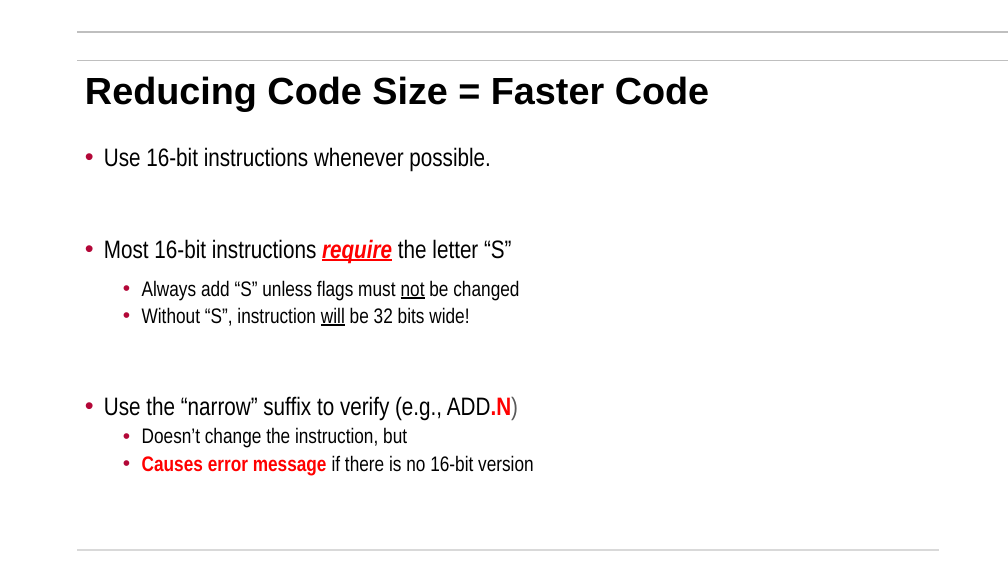
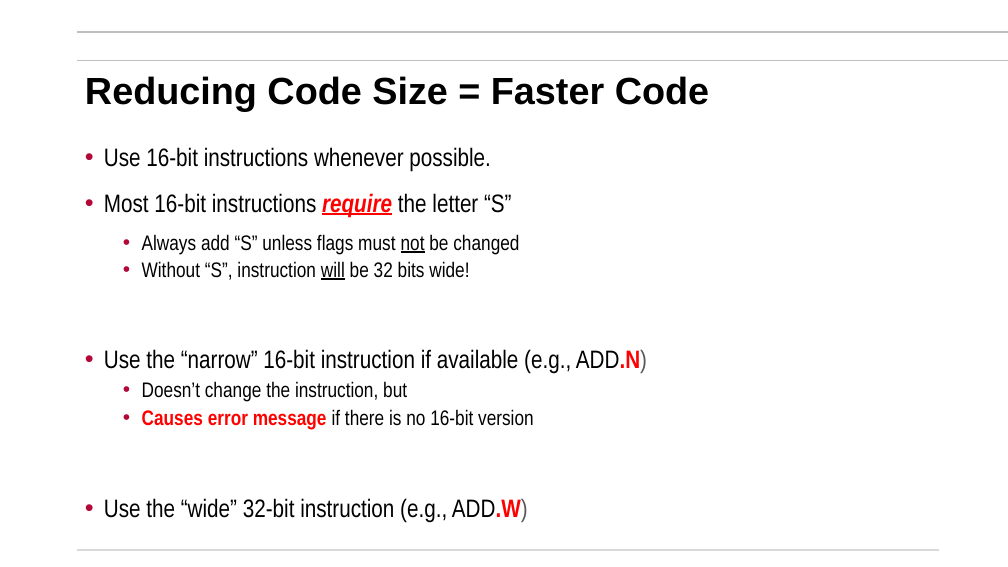
Before and after one commit to mikegrace2/CSEN20-Fall2026-Course-Website, a slide deck: slide 12 of Week04_IntegerArithmetic/Ch05_Integer Arithmetic_V4.pptx (slide 11 before the commit). Drawn at 1008x567 pixels with LibreOffice and Linux fonts; fonts in the diff are those of the drawing; background and template pictures are left out. Boxes give left, top, right and bottom in pixels: in the first picture for what was removed or moved away, otherwise in the second. Text is boxed around its words. In the diff, an @@ line names an element or a change of style, - is before the commit and + after.

```diff
--- a/Week04_IntegerArithmetic/Ch05_Integer Arithmetic_V4.pptx
+++ b/Week04_IntegerArithmetic/Ch05_Integer Arithmetic_V4.pptx
@@ text at [104,349,647,374]: text changed @@
-• Use the “narrow” suffix to verify (e.g., ADD.N)
+• Use the “narrow” 16-bit instruction if available (e.g., ADD.N)
@@ text at [104,498,528,523]: paragraph added @@
+• Use the “wide” 32-bit instruction (e.g., ADD.W)
```
Also in this commit, not shown: 4 other slides changed, 1 slide added, 1 other file.
